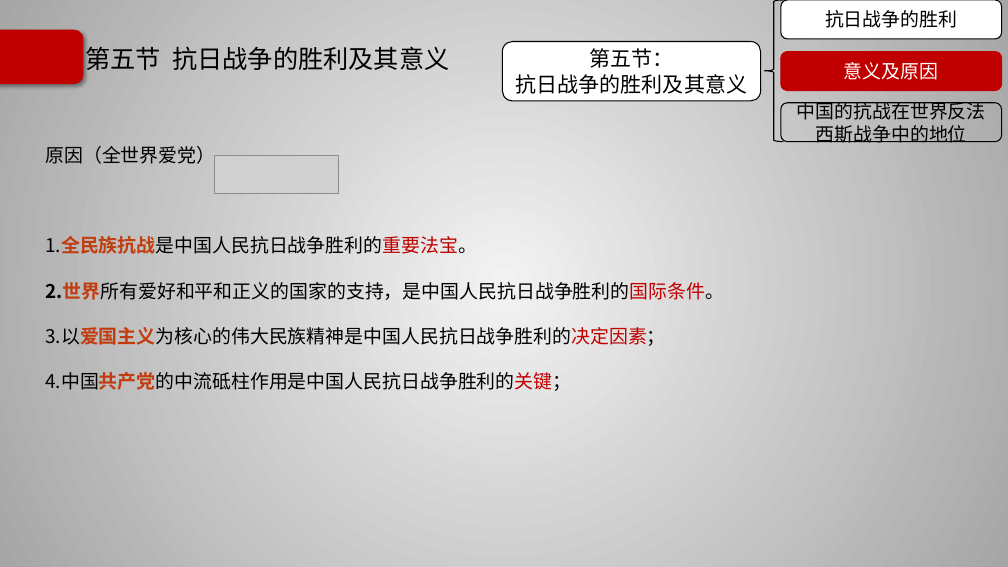
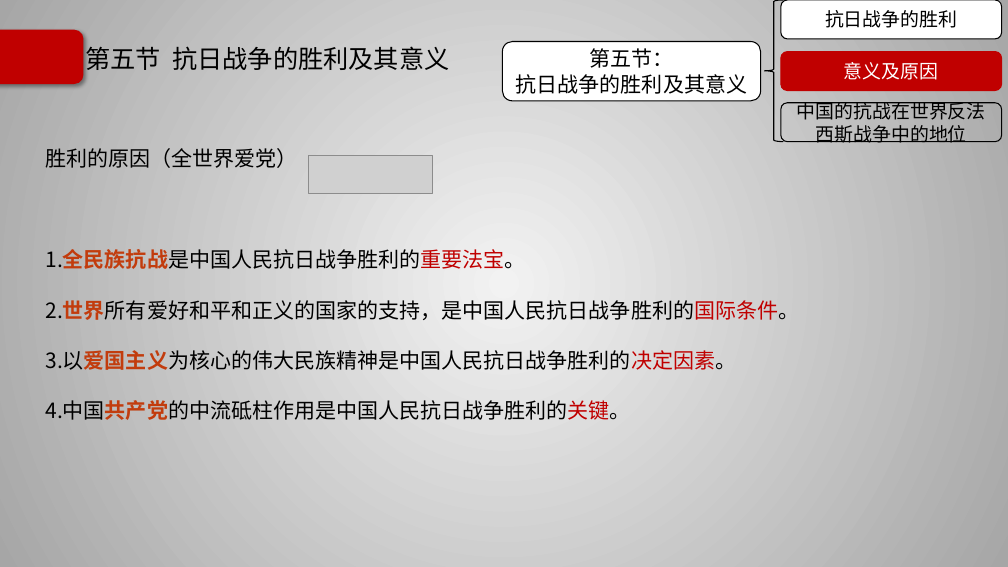
Before and after one commit to Call-me-zhy/tangtang, a slide deck: slide 67 of 5 中国近现代史纲要/课件/中国近现代史纲要精讲6.pptx. Drawn at 1008x567 pixels with LibreOffice and Linux fonts; fonts in the diff are those of the drawing; grey boxes stand for pictures; background and template pictures are left out. Boxes give left, top, right and bottom in pixels: in the first picture for what was removed or moved away, otherwise in the second. Text is boxed around its words. In the diff, an @@ line names an element or a change of style, - is before the commit and + after.

```diff
--- a/5 中国近现代史纲要/课件/中国近现代史纲要精讲6.pptx
+++ b/5 中国近现代史纲要/课件/中国近现代史纲要精讲6.pptx
@@ text at (x1=45, y1=148, x2=297, y2=168): text changed; size 18 to 20 pt @@
-原因（全世界爱党）
+胜利的原因（全世界爱党）
@@ picture moved from (x1=215, y1=156, x2=339, y2=194) to (x1=309, y1=156, x2=433, y2=194) @@
@@ text at (x1=45, y1=246, x2=799, y2=320): size 18 to 20 pt in "1.全民族抗战是中国人民抗日战争胜利的重要法宝。", "2.世界所有爱好和平和正义的国家的支持，是中国人民抗日战争胜利的国际条件。"; bold off in "2.世界所有爱好和平和正义的国家的支持，是中国人民抗日战争胜利的国际条件。" @@
@@ text at (x1=45, y1=350, x2=736, y2=420): text changed; size 18 to 20 pt @@
-3.以爱国主义为核心的伟大民族精神是中国人民抗日战争胜利的决定因素；
-4.中国共产党的中流砥柱作用是中国人民抗日战争胜利的关键；
+3.以爱国主义为核心的伟大民族精神是中国人民抗日战争胜利的决定因素。
+4.中国共产党的中流砥柱作用是中国人民抗日战争胜利的关键。
```
Also in this commit, not shown: 11 other slides changed, 7 other files.
